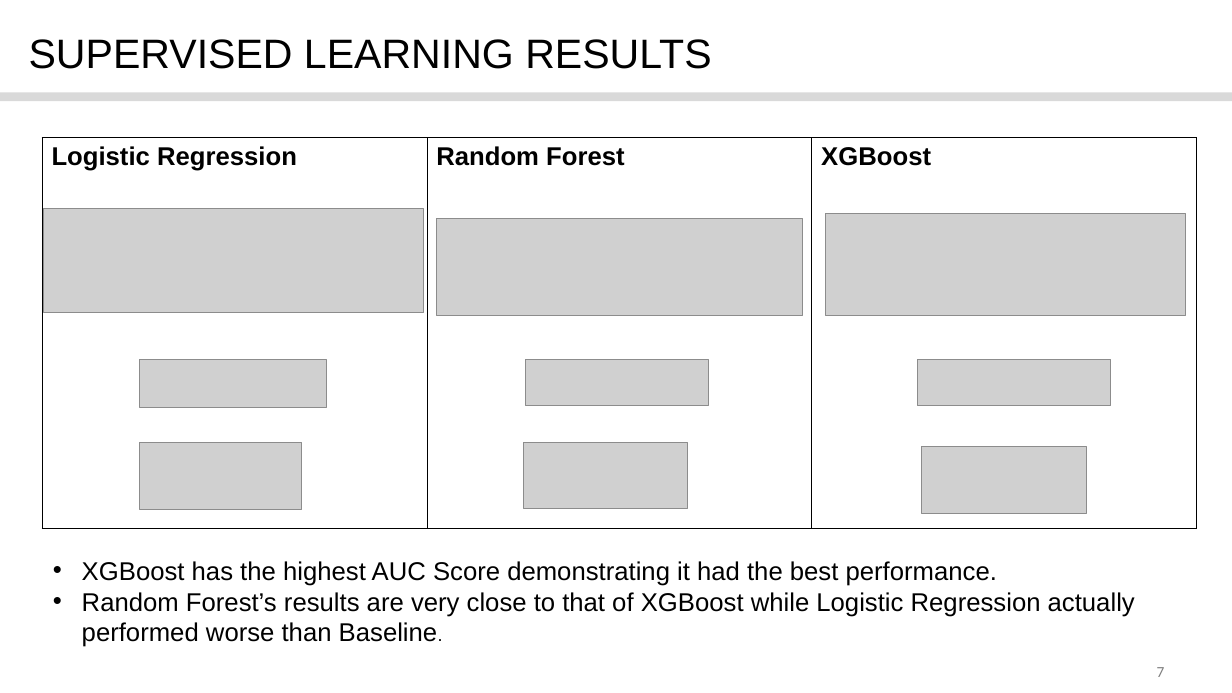
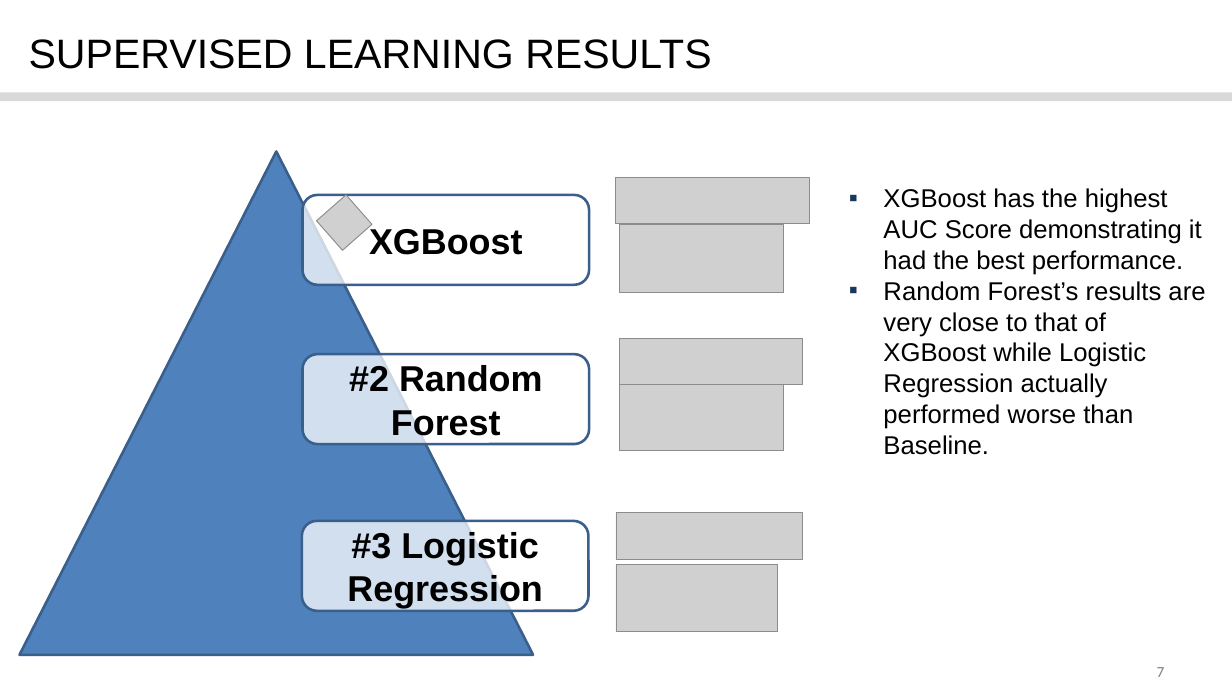
Before and after one commit to CharlesK98/Capstone-Project-2, a slide deck: slide 7 of Capstone Project 2.pptx. Drawn at 1232x693 pixels with LibreOffice and Linux fonts; fonts in the diff are those of the drawing; grey boxes stand for pictures; background and template pictures are left out. Boxes give left, top, right and bottom in pixels: in the first picture for what was removed or moved away, otherwise in the second. Text is boxed around its words. In the diff, an @@ line names an element or a change of style, - is before the commit and + after.

```diff
--- a/Capstone Project 2.pptx
+++ b/Capstone Project 2.pptx
@@ table removed at (43,138,1199,528), 1 rows, 3 columns @@
-Logistic Regression | Random Forest | XGBoost
@@ triangle added at (19,152,533,655), fill #4F81BD, outline #3A5F8C 2 pt @@
@@ picture: place and size @@
-picture at (918,360,1111,406)
+picture at (616,177,810,224)
@@ text "XGBoost has the highest AUC ...": place and size @@
-text "XGBoost has the highest AUC ..." at (82,561,1135,647)
+text "XGBoost has the highest AUC ..." at (883,188,1205,455)
@@ text "XGBoost has the highest AUC ..." at (883,188,1205,455): size 14 to 20 pt in "Baseline."; bullet • to ▪; bullet colour #000000 to #17375E @@
@@ picture removed at (43,209,423,312) @@
@@ rounded rectangle added at (302,195,589,285), fill #FFFFFF at 75% opacity, outline #3A5F8C 2 pt, 28 pt, text #000000, bold @@
+XGBoost
@@ picture added at (316,195,372,251) @@
@@ picture removed at (437,218,803,316) @@
@@ picture: place and size @@
-picture at (922,446,1087,514)
+picture at (619,225,784,292)
@@ picture removed at (826,214,1187,316) @@
@@ rounded rectangle added at (302,354,589,444), fill #FFFFFF at 75% opacity, outline #3A5F8C 2 pt, 28 pt, text #000000, bold @@
+#2 Random Forest
@@ picture: place and size @@
-picture at (526,360,709,406)
+picture at (619,338,802,384)
@@ picture: place and size @@
-picture at (524,442,688,508)
+picture at (619,384,783,451)
@@ rounded rectangle added at (302,521,589,611), fill #FFFFFF at 75% opacity, outline #3A5F8C 2 pt, 28 pt, text #000000, bold @@
+#3 Logistic Regression
@@ picture: place and size @@
-picture at (140,360,326,408)
+picture at (616,513,803,560)
@@ picture: place and size @@
-picture at (140,442,301,509)
+picture at (616,565,778,632)
```
Also in this commit, not shown: 8 other slides changed.
